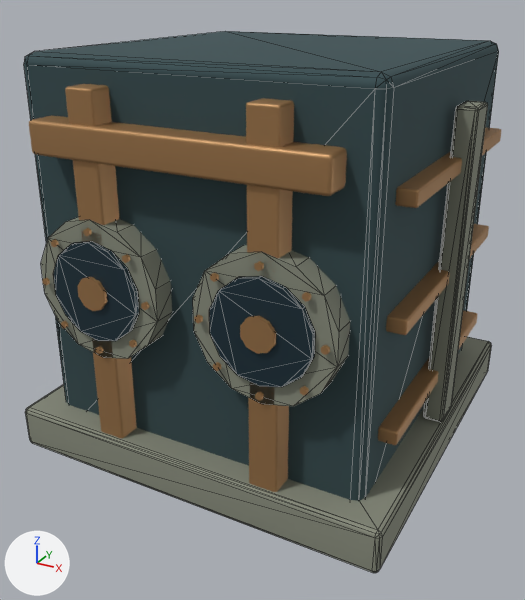
One commit to the glTF model godot/campaign/art/structures/pump-base-0.glb: the scene before it, then after it.
The view is the same before and after, from a 50 mm lens placed at (0.835, -1.609, 1.125), pointed at (-0.009, -0.075, 0.359). Lighting does not change. The marker at lower left points along +X, +Y and +Z. The first picture is the older version. Mesh edges are drawn as thin lines on the coarser meshes. Where no turn or scale is listed for an object, it has been applied to the vertices. Vertices at exactly the same position are counted once.

Objects in the first picture: 'pump_0', 'pump_1', 'pump_2', 'pump_3'.
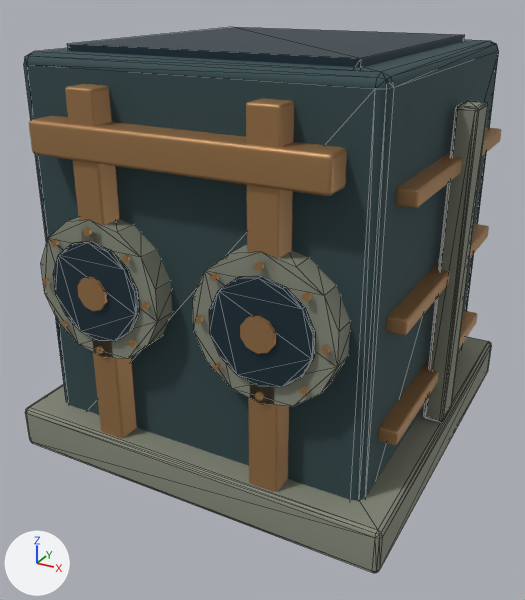
Diff of the bpy script that builds the scene:
```diff
--- a/godot/campaign/art/structures/pump-base-0.glb.py
+++ b/godot/campaign/art/structures/pump-base-0.glb.py
@@ me_cylinder_001 @@
 # used by ob_pump_2; location = (0.0, 0.0, 0.0)
-me_cylinder_001.from_pydata(...)  # 112 vertices, 208 faces; spans x -0.325..0.325, y -0.487..0.487, z 0.372..0.608
+me_cylinder_001.from_pydata(...)  # 120 vertices, 220 faces; spans x -0.34..0.34, y -0.487..0.487, z 0.0..1.0
+# me_cylinder_001 part 1: a new loose piece, a box spanning x -0.34..0.34, y -0.35..0.35, z 0.0..1.0, in mat_pump_2 (dark blue #293f4a)
 me_cylinder_001.materials.append(mat_pump_2)
```

Location of each change, (x1, y1, x2, y2) in pixels of the pictures (525 x 600 px):
'pump_2', reshaped: before (53, 241, 315, 387); after (53, 27, 465, 387)
part 1 of me_cylinder_001, added: after (67, 27, 465, 67)
